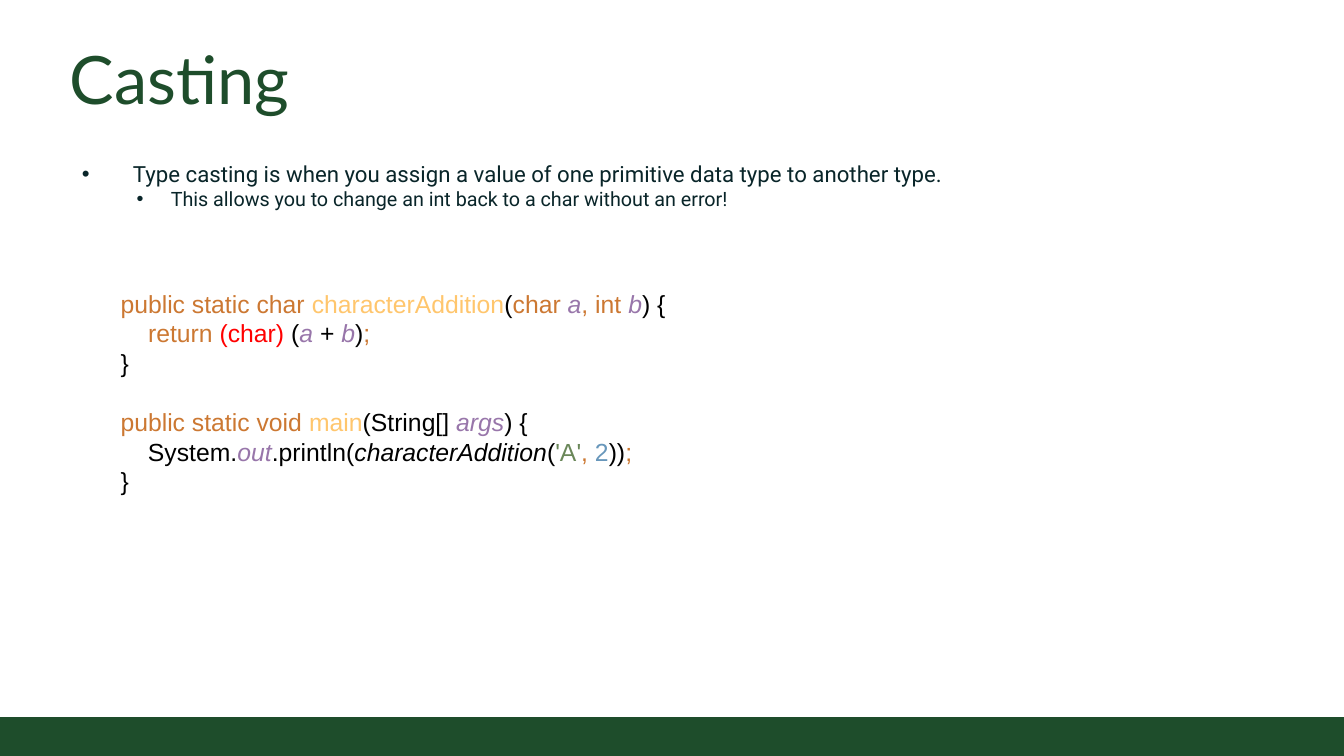
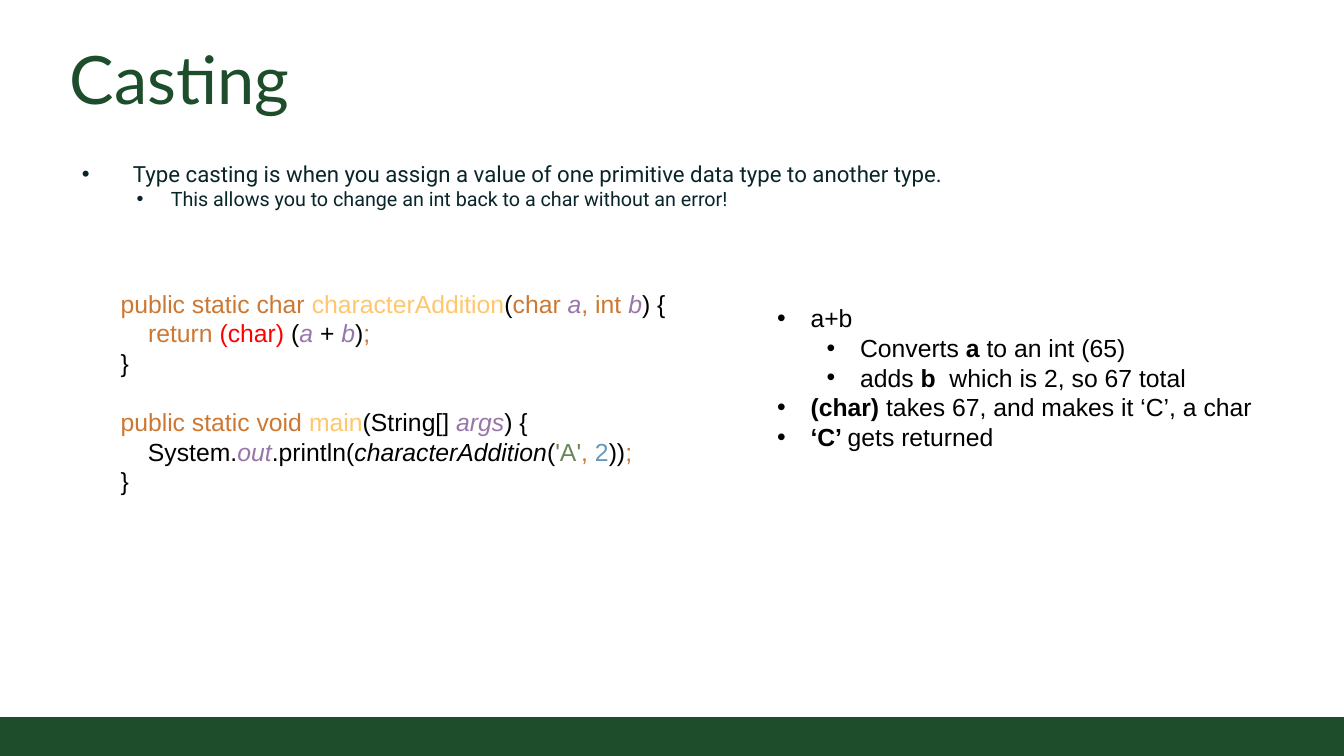
Before and after one commit to CSU-CompSci-CS163-4/Handouts, a slide deck: slide 7 of slides/On-Campus/02_03_CharactersAndStrings.pptx (slide 4 before the commit). Drawn at 1344x756 pixels with LibreOffice and Linux fonts; fonts in the diff are those of the drawing; background and template pictures are left out. Boxes give left, top, right and bottom in pixels: in the first picture for what was removed or moved away, otherwise in the second. Text is boxed around its words. In the diff, an @@ line names an element or a change of style, - is before the commit and + after.

```diff
--- a/slides/On-Campus/02_03_CharactersAndStrings.pptx
+++ b/slides/On-Campus/02_03_CharactersAndStrings.pptx
@@ text added at (x1=811, y1=309, x2=1252, y2=451), 20 pt, text #000000 @@
+• a+b
+  • Converts a to an int (65)
+  • adds b which is 2, so 67 total
+• (char) takes 67, and makes it ‘C’, a char
+• ‘C’ gets returned
```
Also in this commit, not shown: 7 other slides changed, 2 slides added, 1 other file.
